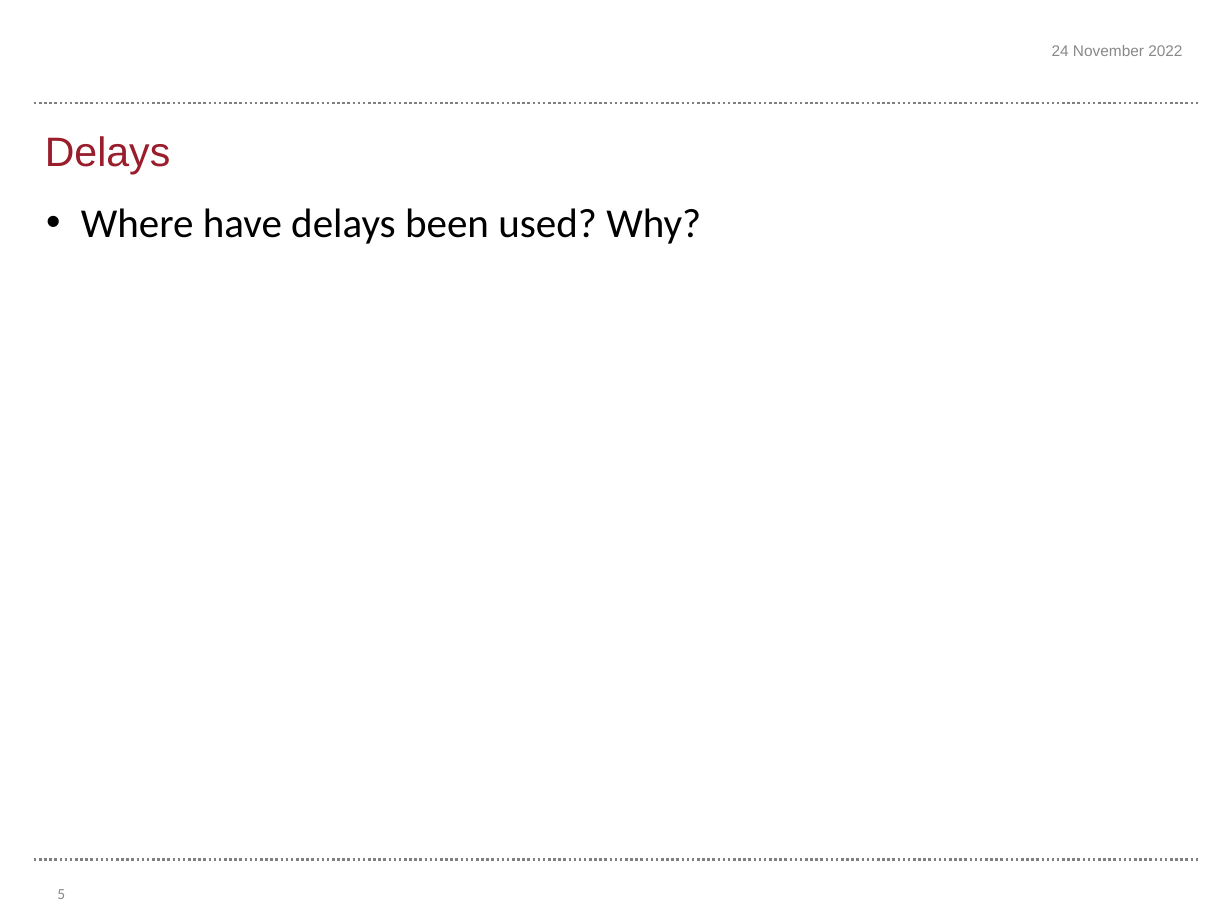
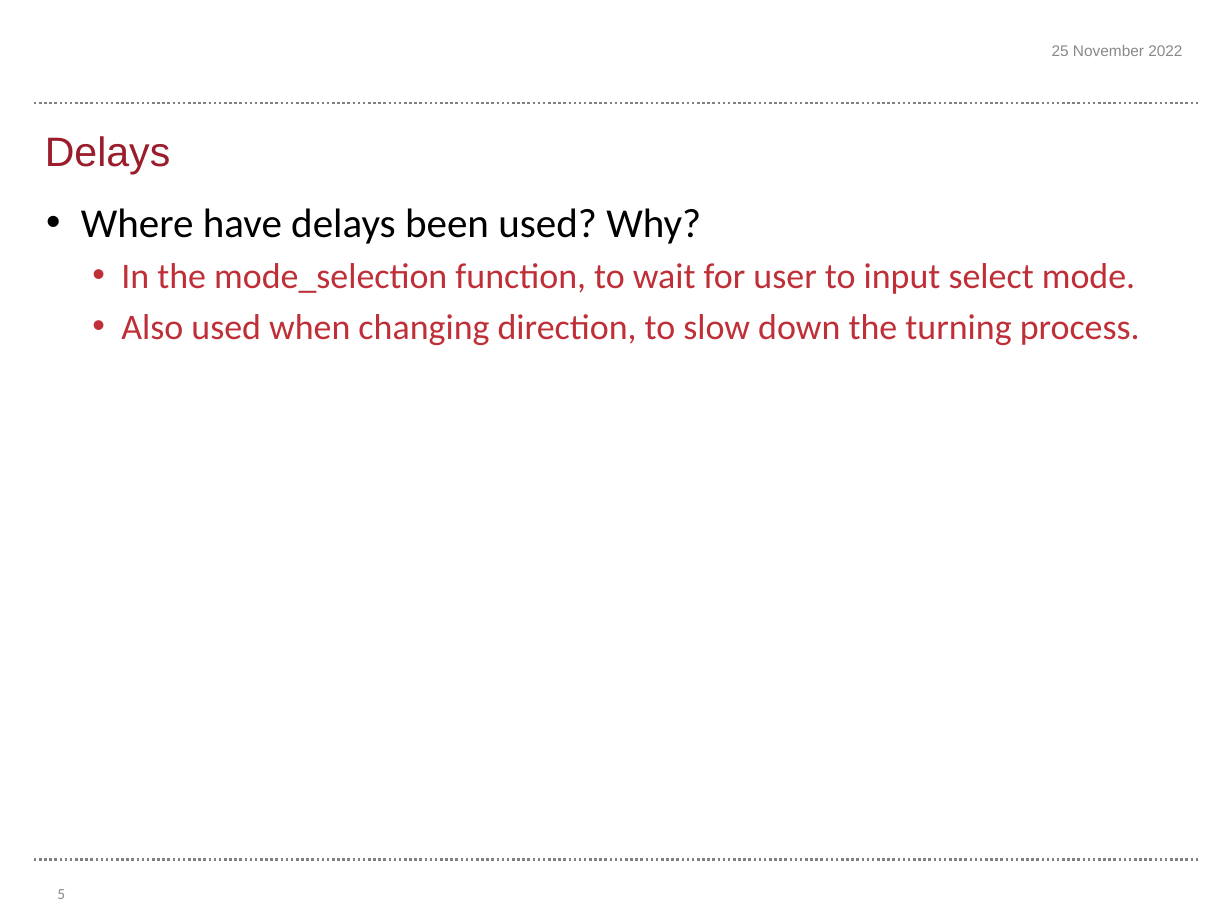
Before and after one commit to harryrrah0706/ERTS-Part-2-Task1-Final, a slide deck: slide 5 of Template final assessment - Task 1.pptx. Drawn at 1232x924 pixels with LibreOffice and Linux fonts; fonts in the diff are those of the drawing; background and template pictures are left out. Boxes give left, top, right and bottom in pixels: in the first picture for what was removed or moved away, otherwise in the second. Text is boxed around its words. In the diff, an @@ line names an element or a change of style, - is before the commit and + after.

```diff
--- a/Template final assessment - Task 1.pptx
+++ b/Template final assessment - Task 1.pptx
@@ text at [1052, 45, 1182, 56]: text changed @@
-24 November 2022
+25 November 2022
@@ text at [121, 263, 1140, 345]: paragraphs added @@
+  • In the mode_selection function, to wait for user to input select mode.
+  • Also used when changing direction, to slow down the turning process.
```
Also in this commit, not shown: 5 other slides changed, 1 slide added, 3 other files.
